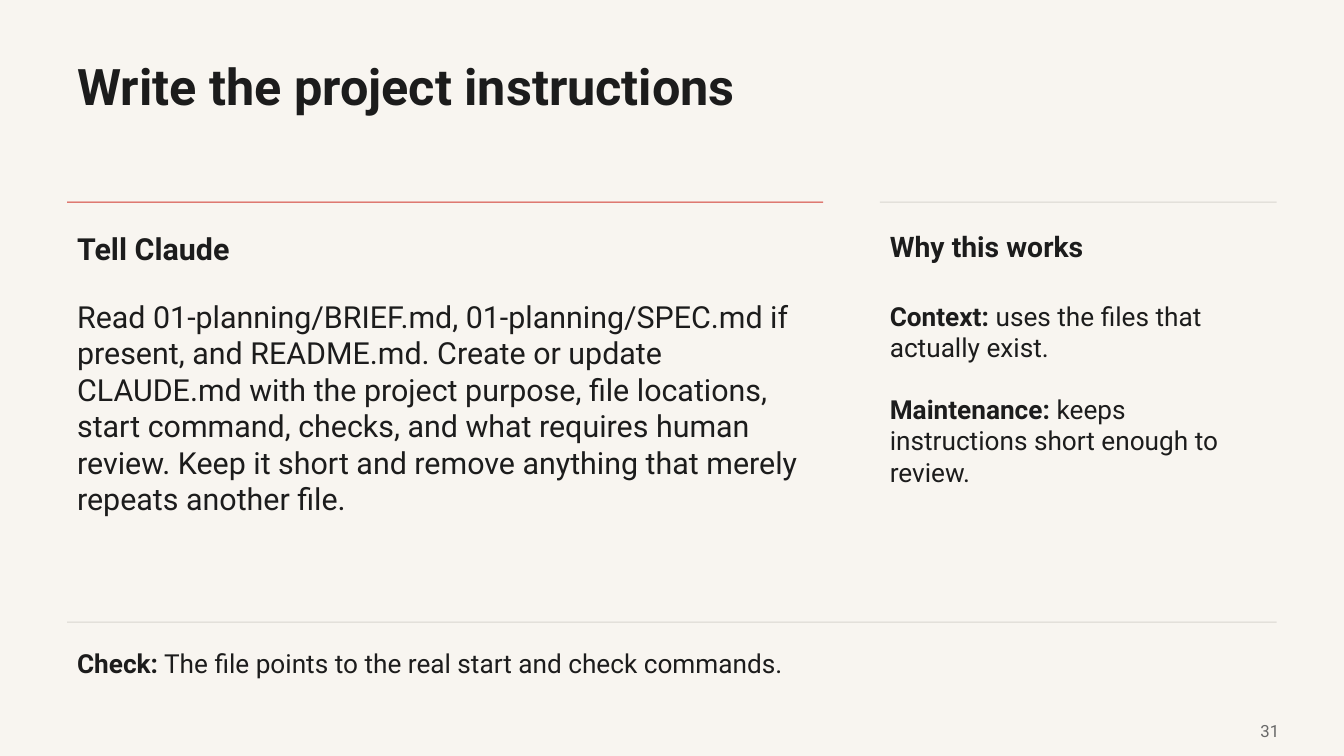
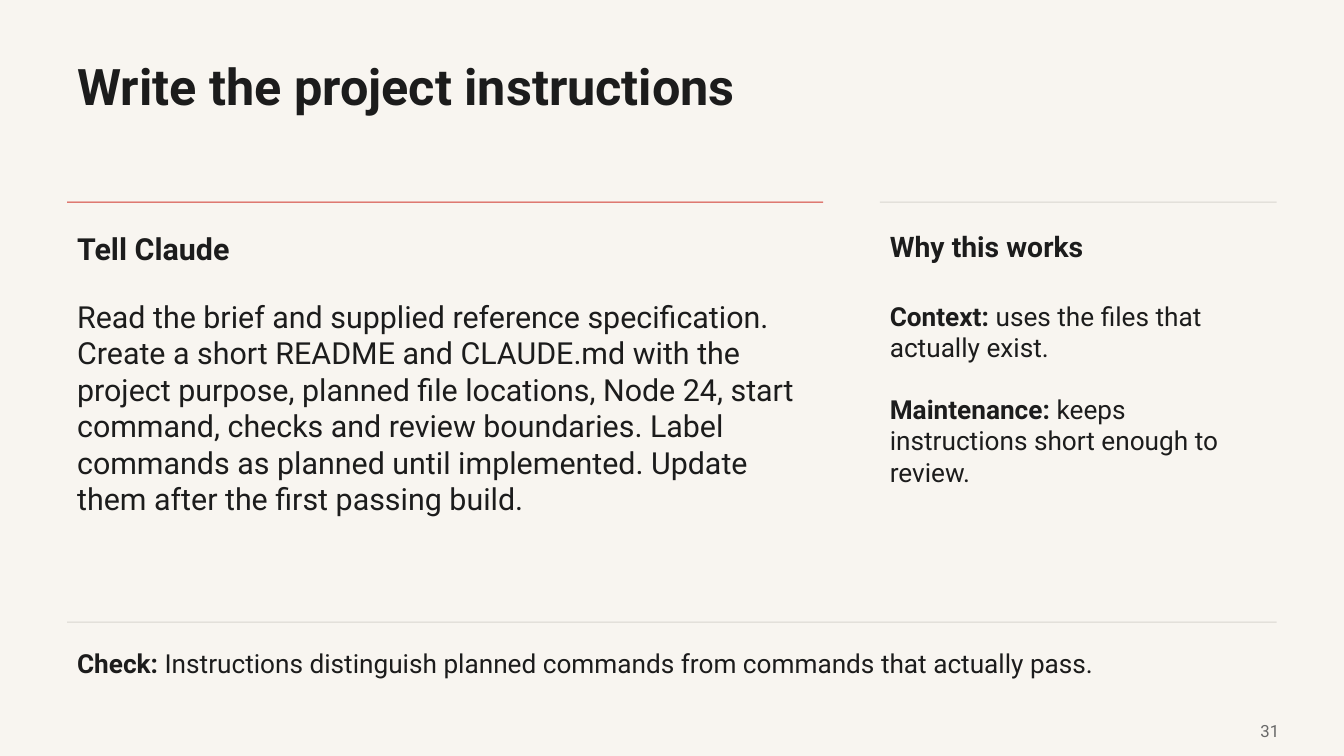
Before and after one commit to promptadvisers/claude-code-next-steps, a slide deck: slide 31 of slides/ClientDesk_Course_End_to_End.pptx. Drawn at 1344x756 pixels with LibreOffice and Linux fonts; fonts in the diff are those of the drawing. Boxes give left, top, right and bottom in pixels: in the first picture for what was removed or moved away, otherwise in the second. Text is boxed around its words. In the diff, an @@ line names an element or a change of style, - is before the commit and + after.

Commit message:
Revise course prompts and live checkpoints from independent Claude Desktop rehearsal

```diff
--- a/slides/ClientDesk_Course_End_to_End.pptx
+++ b/slides/ClientDesk_Course_End_to_End.pptx
@@ text at box(77, 305, 794, 517): text changed @@
-Read 01-planning/BRIEF.md, 01-planning/SPEC.md if present, and README.md. Create or update CLAUDE.md with the project purpose, file locations, start command, checks, and what requires human review. Keep it short and remove anything that merely repeats another file.
+Read the brief and supplied reference specification. Create a short README and CLAUDE.md with the project purpose, planned file locations, Node 24, start command, checks and review boundaries. Label commands as planned until implemented. Update them after the first passing build.
@@ text at box(77, 653, 1093, 679): text changed @@
-Check: The file points to the real start and check commands.
+Check: Instructions distinguish planned commands from commands that actually pass.
```
Also in this commit, not shown: 11 other slides changed, 16 other files.
